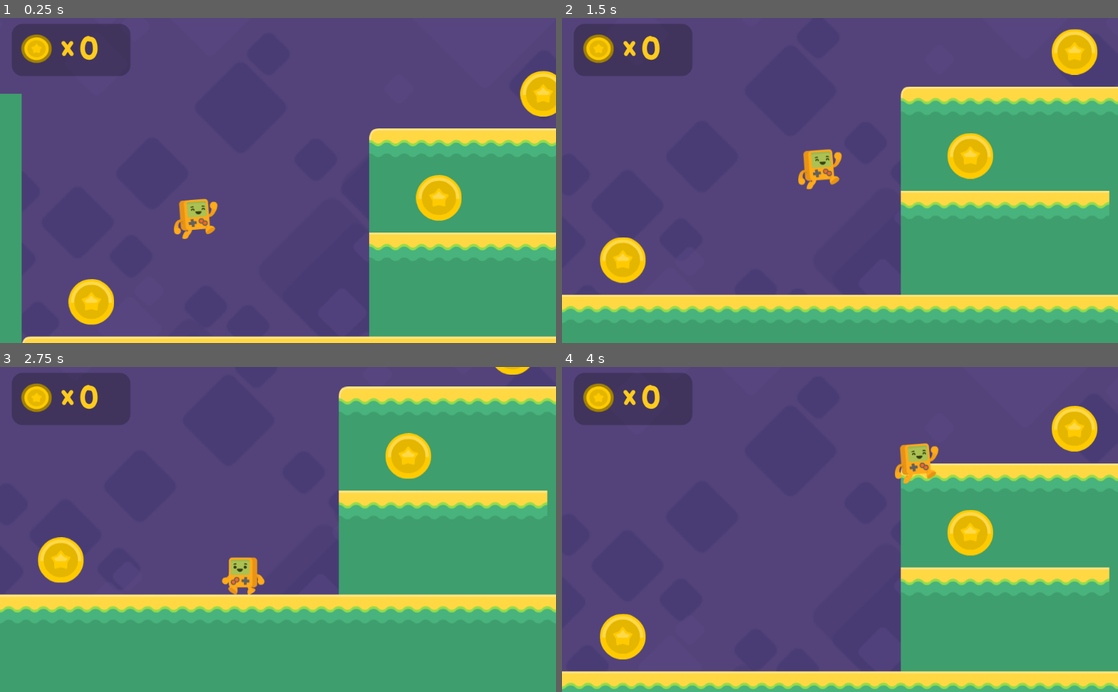
Above: before the commit, frames 1-4 (two rows, left to right).
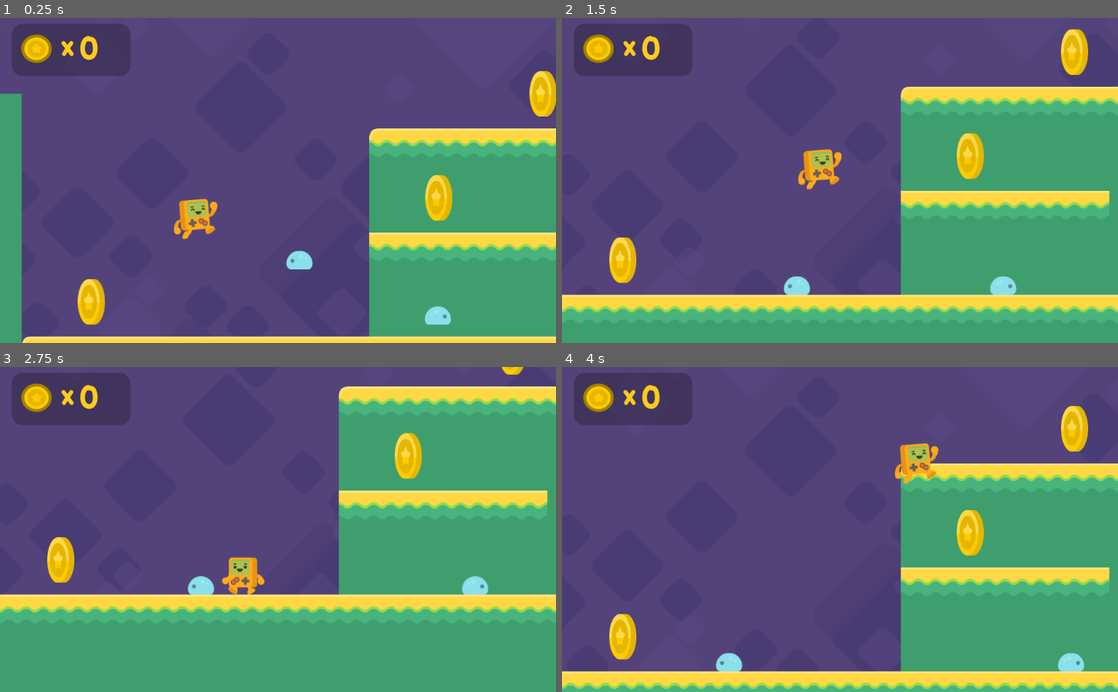
Above: after the commit, the same moments.

Repository: Manik5/2D-Platform
Game: Godot game, scene res://Level1.tscn
The game is run twice, just before and just after one commit, with the same random seed, the same clock (stepped at 60 frames per second) and the same inputs.
Inputs:
- Up to frame 1 (0.25 s): no input
- Up to frame 2 (1.5 s): hold Right (right) from 0.53 s (still down); tap Space (jump) at 0.77 s
- Up to frame 3 (2.75 s): tap Space (jump) at 1.52 s; release Right (right) at 2.03 s; hold Left (left) from 2.03 s (still down)
- Up to frame 4 (4 s): release Left (left) at 2.78 s; hold Right (right) from 2.78 s (still down); tap Space (jump) at 3.02, 3.77 s

The runs differ from the first frame. In frame 1, 2.0% of the frame differs, in the area x 12-100%, y 16-95%; in frame 2, 2.2%; in frame 3, 1.7%; in frame 4, 2.2%, in the area x 6-97%, y 11-94%.

Commit message:
adding enemies

Diff:
--- a/HUD.gd
+++ b/HUD.gd
@@ -6,7 +6,7 @@
 	$Coins.text = String(coins)
 
 func _physics_process(delta):
-	if coins == 3:
+	if coins == 10:
 		get_tree().change_scene("res://Level1.tscn")
 
 func _on_coin_collected():
--- a/Level1.tscn
+++ b/Level1.tscn
@@ -9,6 +9,7 @@
 [ext_resource path="res://assets/HUD/coin_gold.png" type="Texture" id=7]
 [ext_resource path="res://assets/fonts/BalsamiqSans-Bold.ttf" type="DynamicFontData" id=8]
 [ext_resource path="res://HUD.gd" type="Script" id=9]
+[ext_resource path="res://enemy.tscn" type="PackedScene" id=10]
 
 [sub_resource type="RectangleShape2D" id=1]
 extents = Vector2( 192, 32 )
@@ -197,6 +198,15 @@
 
 [node name="coin5" parent="coins" instance=ExtResource( 6 )]
 position = Vector2( 2752, -256 )
+
+[node name="enemies" type="Node2D" parent="."]
+
+[node name="enemy1" parent="enemies" instance=ExtResource( 10 )]
+position = Vector2( 587.654, 138.595 )
+
+[node name="enemy2" parent="enemies" instance=ExtResource( 10 )]
+position = Vector2( 817.558, 241.363 )
+direction = 1
 [connection signal="body_entered" from="fallzone" to="steve" method="_on_fallzone_body_entered"]
 [connection signal="coin_collected" from="coins/coin1" to="HUD" method="_on_coin_collected"]
 [connection signal="coin_collected" from="coins/coin2" to="HUD" method="_on_coin_collected"]
--- a/coin.tscn
+++ b/coin.tscn
@@ -43,7 +43,7 @@
 [node name="AnimatedSprite" type="AnimatedSprite" parent="."]
 frames = SubResource( 2 )
 animation = "spin"
-frame = 2
+frame = 1
 playing = true
 
 [node name="AnimationPlayer" type="AnimationPlayer" parent="."]
--- /dev/null
+++ b/enemy.gd
@@ -0,0 +1,15 @@
+extends KinematicBody2D
+
+var velocity = Vector2()
+export var direction = -1
+
+func _ready():
+	if direction == 1:
+		$AnimatedSprite.flip_h = true
+
+func _physics_process(delta):
+	velocity.y += 20
+
+	velocity.x = 50 * direction
+
+	move_and_slide(velocity)
--- /dev/null
+++ b/enemy.tscn
@@ -0,0 +1,34 @@
+[gd_scene load_steps=7 format=2]
+
+[ext_resource path="res://enemy.gd" type="Script" id=1]
+[ext_resource path="res://assets/enemies/slimeBlue_squashed.png" type="Texture" id=2]
+[ext_resource path="res://assets/enemies/slimeBlue.png" type="Texture" id=3]
+[ext_resource path="res://assets/enemies/slimeBlue_blue.png" type="Texture" id=4]
+
+[sub_resource type="SpriteFrames" id=1]
+animations = [ {
+"frames": [ ExtResource( 3 ), ExtResource( 4 ) ],
+"loop": true,
+"name": "crawl",
+"speed": 3.0
+}, {
+"frames": [ ExtResource( 2 ) ],
+"loop": true,
+"name": "squashed",
+"speed": 5.0
+} ]
+
+[sub_resource type="RectangleShape2D" id=2]
+extents = Vector2( 20.0665, 13.3857 )
+
+[node name="enemy" type="KinematicBody2D"]
+script = ExtResource( 1 )
+
+[node name="AnimatedSprite" type="AnimatedSprite" parent="."]
+position = Vector2( 3.05176e-05, 0 )
+frames = SubResource( 1 )
+animation = "crawl"
+
+[node name="CollisionShape2D" type="CollisionShape2D" parent="."]
+position = Vector2( 1.1779, 3.51387 )
+shape = SubResource( 2 )
Not shown: 1 places in Level1.tscn that only renumber resources
Binary file added: assets/enemies/slimeBlue.png
Binary file added: assets/enemies/slimeBlue_blue.png
Binary file added: assets/enemies/slimeBlue_squashed.png
